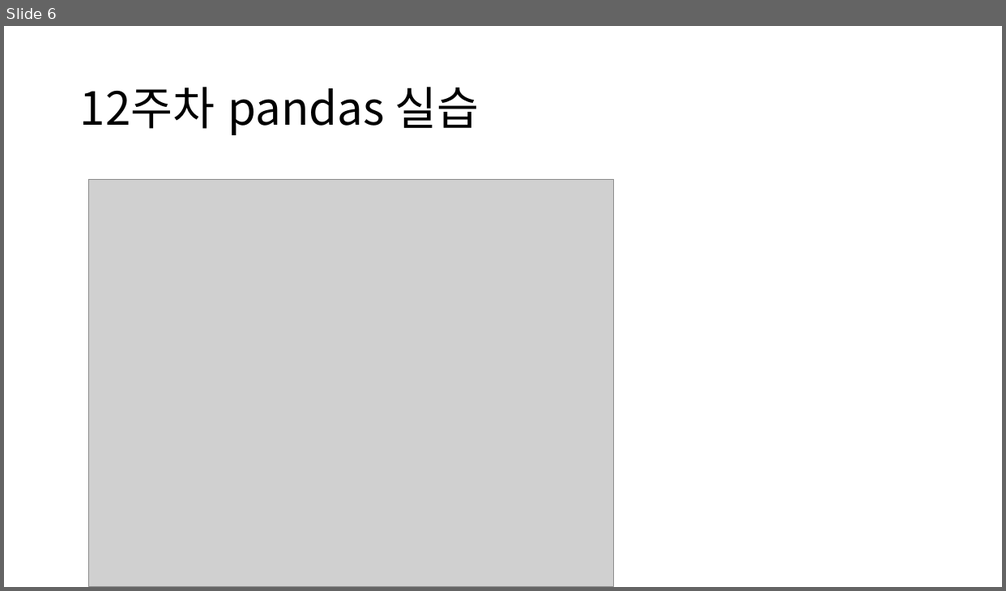
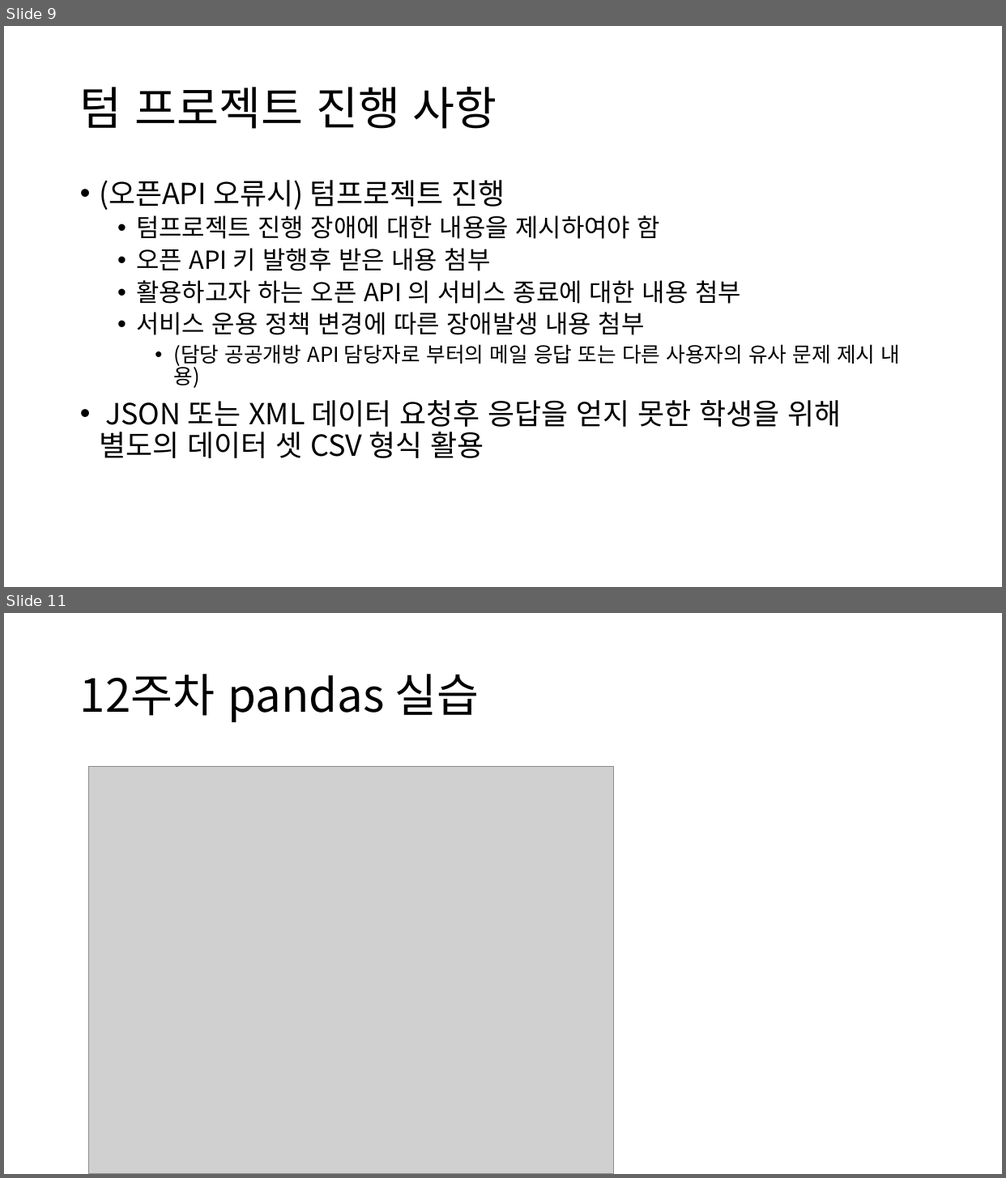
Before and after one commit to iceman67/DataAnalysis, a slide deck: 12주차-데이터 분석-온라인.pptx. Shown one above the other, each under a label of ours: slide 6 before the commit, slides 9 and 11 after it; the slides between them are not shown. The pictures are 1006x591 and 1006x1178 pixels, drawn with LibreOffice and Linux fonts; fonts in the diff are those of the drawing; grey boxes stand for pictures. Boxes give left, top, right and bottom in pixels: in the first picture for what was removed or moved away, otherwise in the second. Text is boxed around its words. In the diff, an @@ line names an element or a change of style, - is before the commit and + after.

```diff
--- a/12주차-데이터 분석-온라인.pptx
+++ b/12주차-데이터 분석-온라인.pptx
@@ slide 9 added at box(4, 26, 1002, 587), background #FFFFFF @@
@@ title added at box(80, 87, 497, 129), 44 pt, text #000000 @@
+텀 프로젝트 진행 사항
@@ text added at box(99, 180, 901, 459), 24 pt, text #000000 @@
+• (오픈API 오류시) 텀프로젝트 진행
+  • 텀프로젝트 진행 장애에 대한 내용을 제시하여야 함
+  • 오픈 API 키 발행후 받은 내용 첨부
+  • 활용하고자 하는 오픈 API 의 서비스 종료에 대한 내용 첨부
+  • 서비스 운용 정책 변경에 따른 장애발생 내용 첨부
+    • (담당 공공개방 API 담당자로 부터의 메일 응답 또는 다른 사용자의 유사 문제 제시 내용)
+• JSON 또는 XML 데이터 요청후 응답을 얻지 못한 학생을 위해 별도의 데이터 셋 CSV 형식 활용
@@ what was slide 6 is now slide 11 @@
```
Also in this commit, not shown: 3 slides changed, 4 other slides added.
